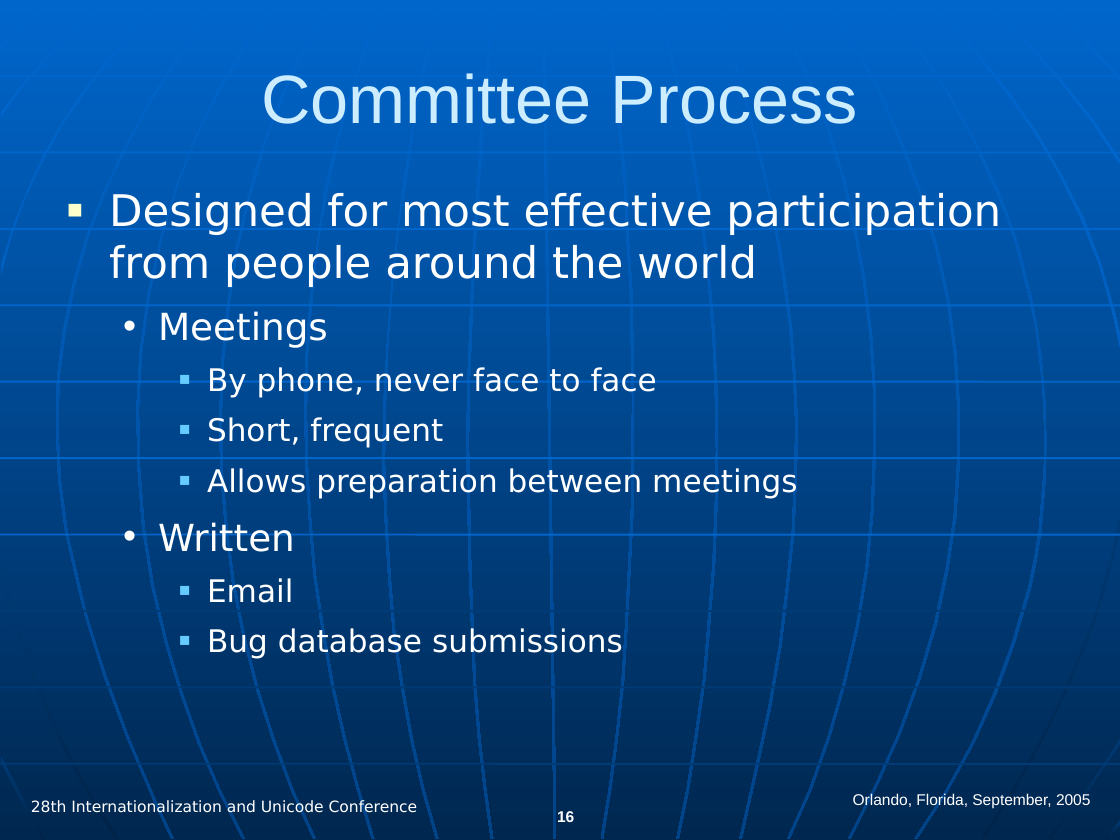
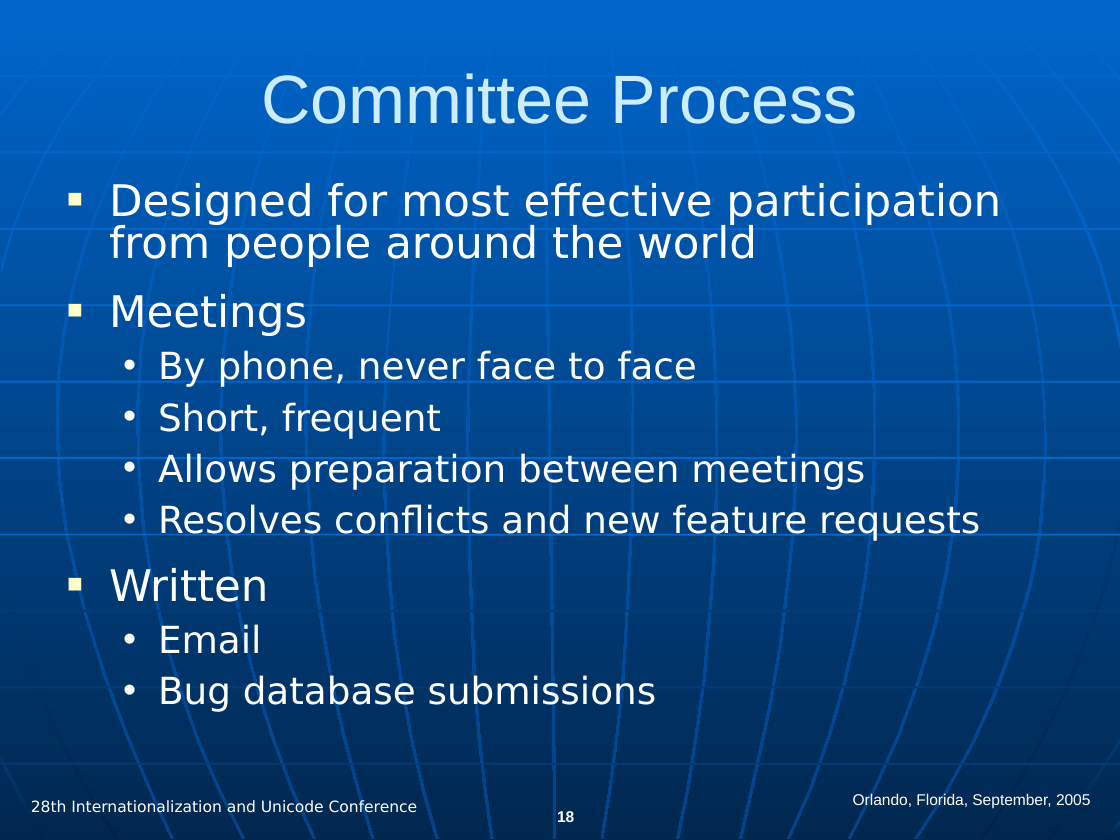
Before and after one commit to hanikesn/cldr, a slide deck: slide 18 of docs/presentations/cldr_overview.ppt (slide 16 before the commit). Drawn at 1120x840 pixels with LibreOffice and Linux fonts; fonts in the diff are those of the drawing. Boxes give left, top, right and bottom in pixels: in the first picture for what was removed or moved away, otherwise in the second. Text is boxed around its words. In the diff, an @@ line names an element or a change of style, - is before the commit and + after.

```diff
--- a/docs/presentations/cldr_overview.ppt
+++ b/docs/presentations/cldr_overview.ppt
@@ text at [109, 183, 1001, 712]: size 24 to 28 pt in "Meetings", "Written"; size 20 to 24 pt in "By phone, never face to face", "Short, frequent", "Allows preparation between meetings", "Email" and 1 more places; line spacing 1 to 0.8; bullet • to ■; list level 2 to 1 in "Meetings"; bullet colour #FFFFFF to #FFFFCC; bullet ■ to •; list level 3 to 2 in "By phone, never face to ..."; bullet colour #66CCFF to #FFFFFF; list level 3 to 2 in "Short, frequent"; list level 3 to 2 in "Allows preparation between meetings"; list level 2 to 1 in "Written"; list level 3 to 2 in "Email"; list level 3 to 2 in "Bug database submissions" @@
@@ text at [158, 503, 980, 541]: paragraph added @@
+  • Resolves conflicts and new feature requests
```
Also in this commit, not shown: 15 other slides changed, 2 slides added, 6 slides removed.
